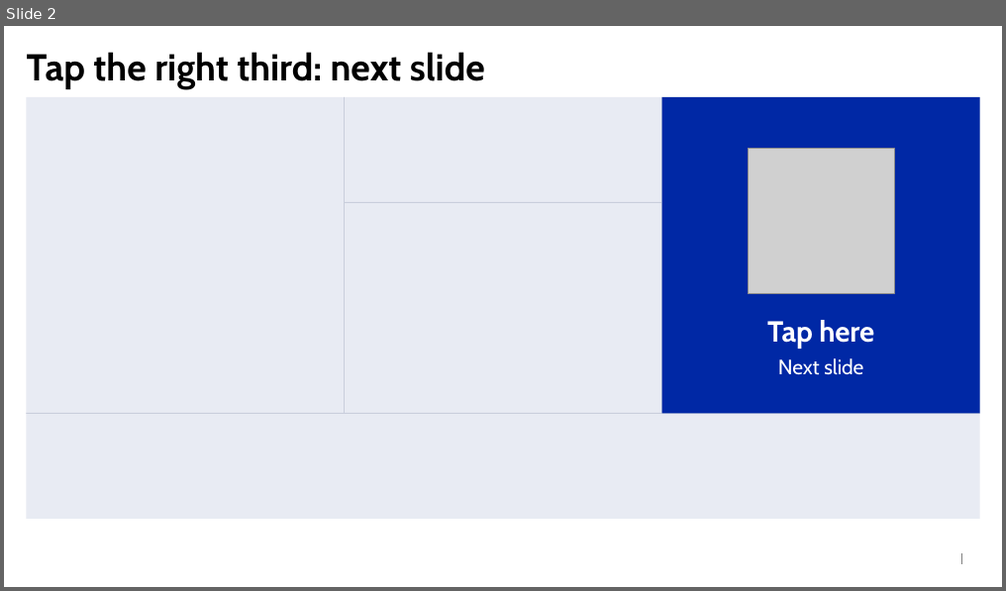
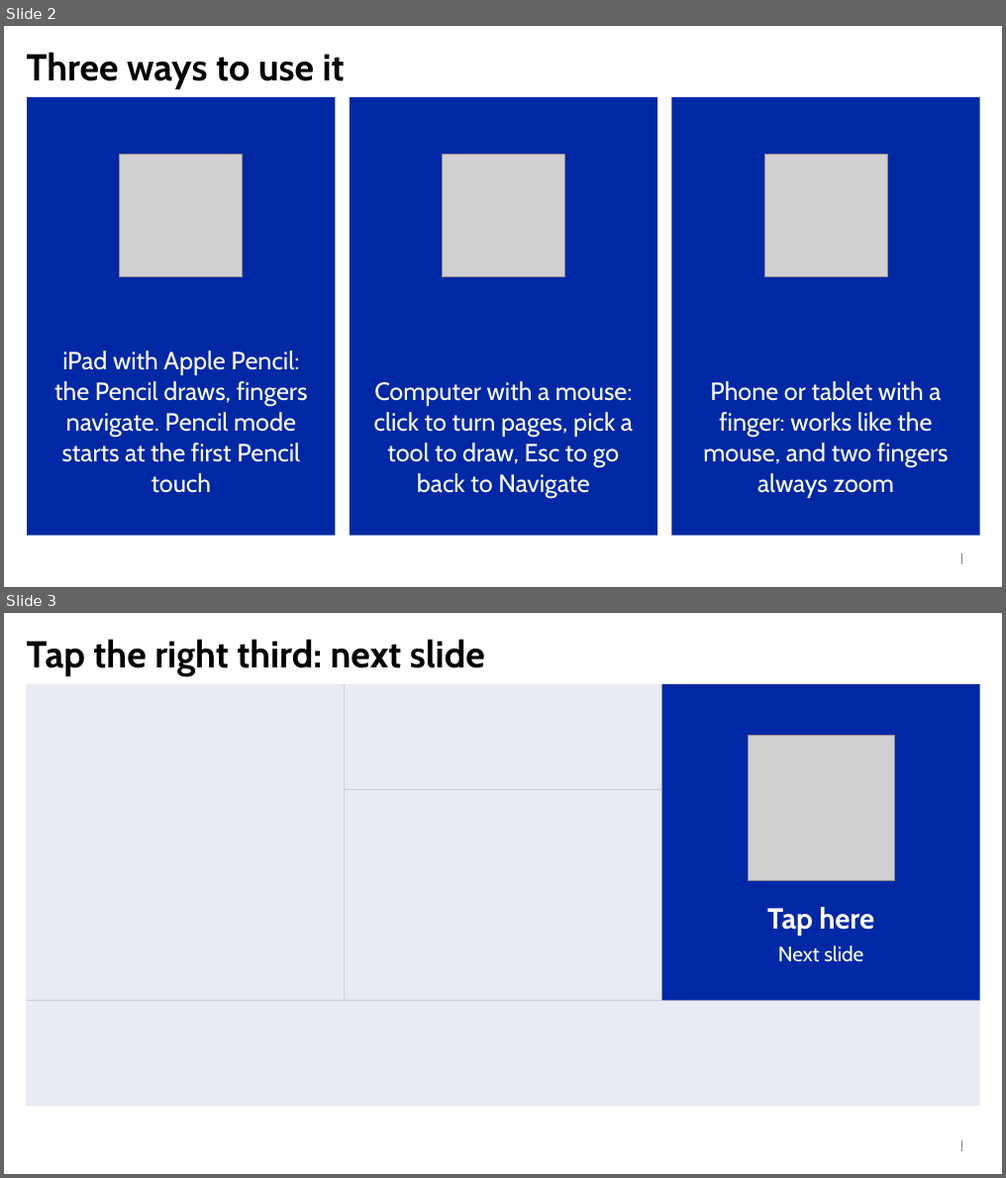
Before and after one commit to tessonec/bdlt-pdf-presenter, a slide deck: source/guide-deck.pptx. Shown one above the other, each under a label of ours: slide 2 before the commit, slides 2 and 3 after it. The pictures are 1006x591 and 1006x1178 pixels, drawn with LibreOffice and Linux fonts; fonts in the diff are those of the drawing; grey boxes stand for pictures; background and template pictures are left out. Boxes give left, top, right and bottom in pixels: in the first picture for what was removed or moved away, otherwise in the second. Text is boxed around its words. In the diff, an @@ line names an element or a change of style, - is before the commit and + after.

```diff
--- a/source/guide-deck.pptx
+++ b/source/guide-deck.pptx
@@ slide 2 added at bbox=[4, 26, 1002, 587], background #FFFFFF; not listed: 1 template element that a slide beside it also shows @@
@@ title added at bbox=[27, 52, 345, 89], 36 pt, text #000000, bold @@
+Three ways to use it
@@ text added at bbox=[27, 97, 336, 536], fill #0028A5, 24 pt, text #FFFFFF @@
+iPad with Apple Pencil: the Pencil draws, fingers navigate. Pencil mode starts at the first Pencil touch
@@ text added at bbox=[350, 97, 657, 536], fill #0028A5, 24 pt, text #FFFFFF @@
+Computer with a mouse: click to turn pages, pick a tool to draw, Esc to go back to Navigate
@@ text added at bbox=[672, 97, 980, 536], fill #0028A5, 24 pt, text #FFFFFF @@
+Phone or tablet with a finger: works like the mouse, and two fingers always zoom
@@ picture added at bbox=[120, 155, 243, 277] @@
@@ picture added at bbox=[442, 155, 564, 277] @@
@@ picture added at bbox=[764, 155, 887, 277] @@
@@ what was slide 2 is now slide 3 @@
```
Also in this commit, not shown: 1 slide changed, 3 other files.
